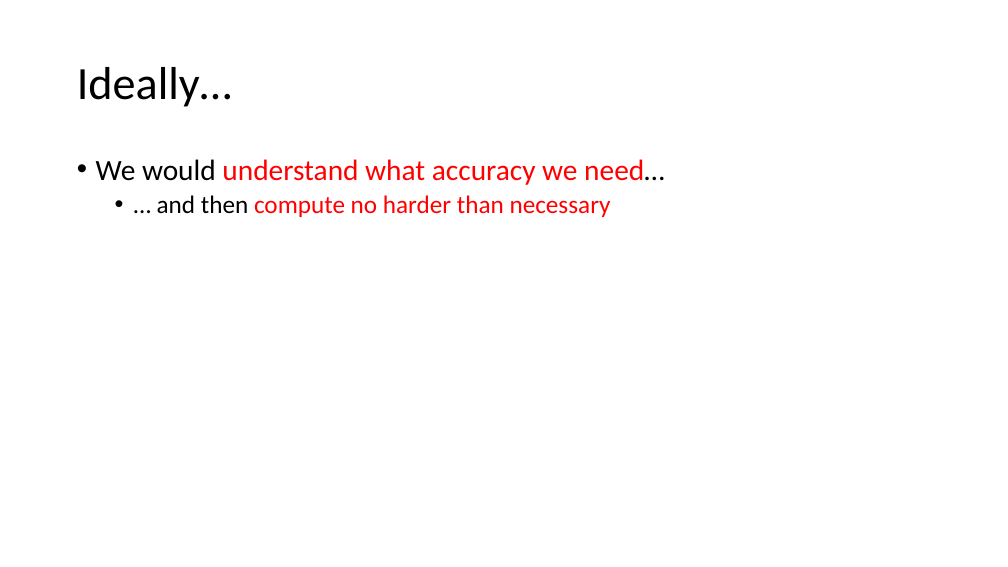
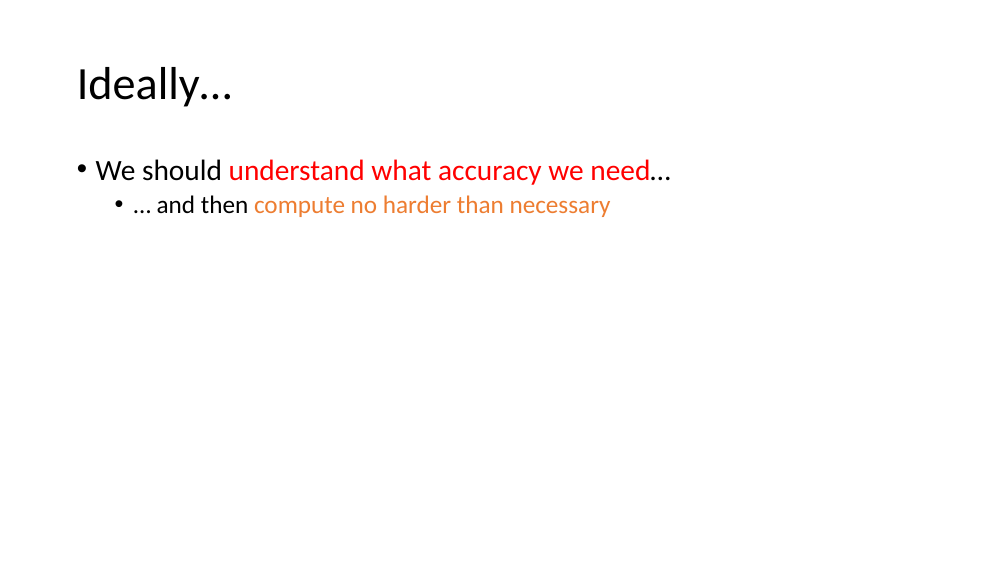
Before and after one commit to pchapin/solarium, a slide deck: slide 6 of doc/Solarium.pptx. Drawn at 1008x567 pixels with LibreOffice and Linux fonts; fonts in the diff are those of the drawing. Boxes give left, top, right and bottom in pixels: in the first picture for what was removed or moved away, otherwise in the second. Text is boxed around its words. In the diff, an @@ line names an element or a change of style, - is before the commit and + after.

```diff
--- a/doc/Solarium.pptx
+++ b/doc/Solarium.pptx
@@ text at [96, 159, 670, 185]: text changed @@
-• We would understand what accuracy we need…
+• We should understand what accuracy we need…
@@ text at [157, 195, 611, 217]: text colour #FF0000 to #ED7D31 in "compute no harder than necessary" @@
```
Also in this commit, not shown: 5 other slides changed.
